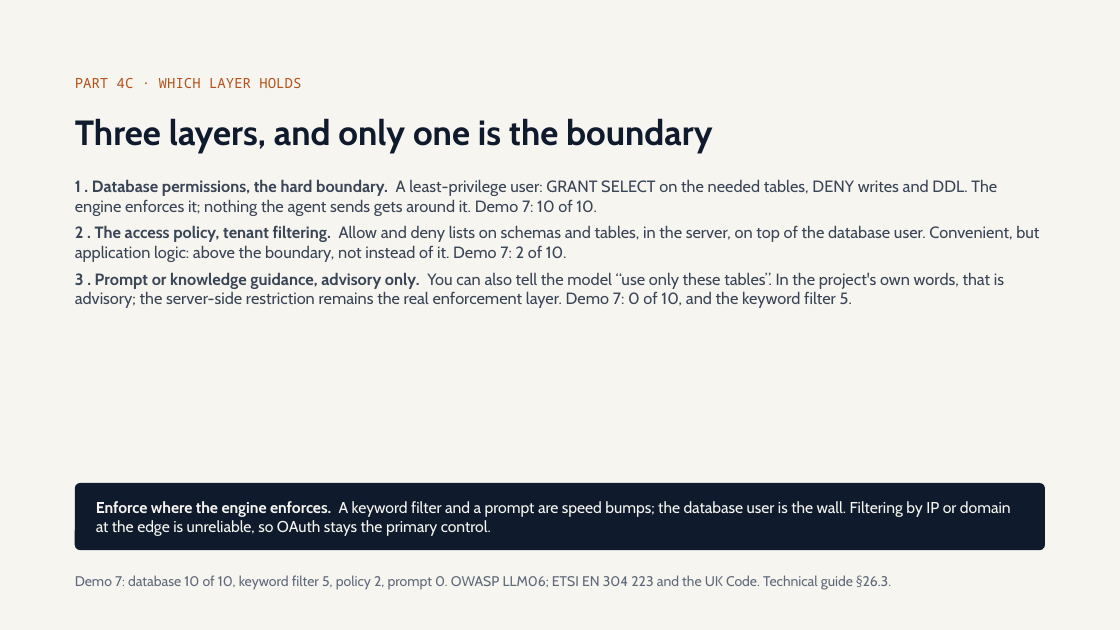
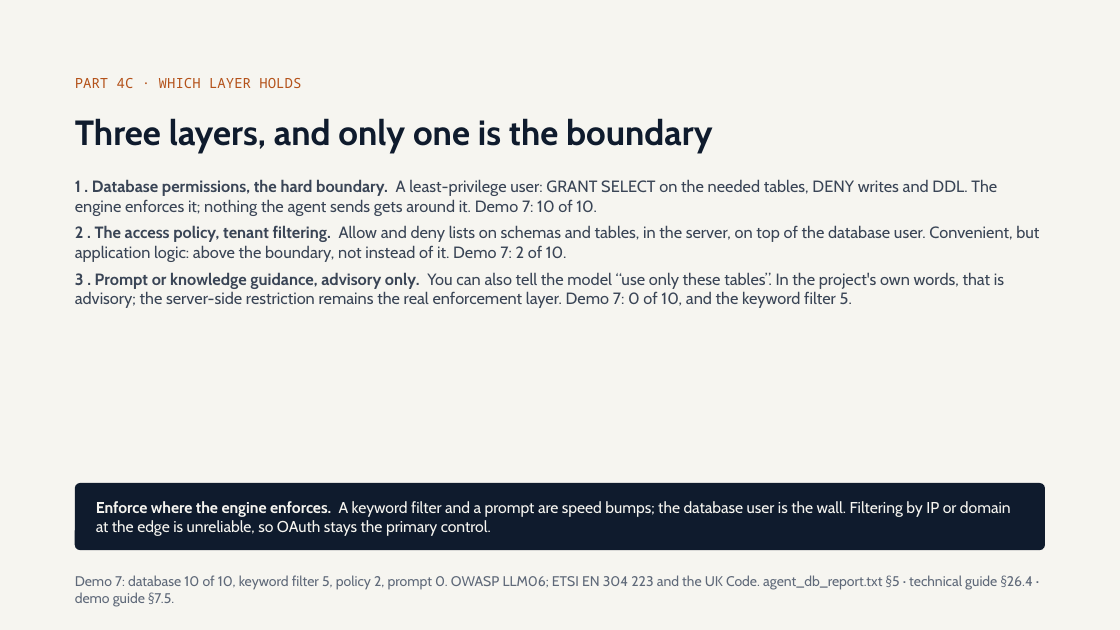
Before and after one commit to olonok69/graimatter_ML, a slide deck: slide 61 of docs/Adversarial_ML.pptx. Drawn at 1120x630 pixels with LibreOffice and Linux fonts; fonts in the diff are those of the drawing. Boxes give left, top, right and bottom in pixels: in the first picture for what was removed or moved away, otherwise in the second. Text is boxed around its words. In the diff, an @@ line names an element or a change of style, - is before the commit and + after.

```diff
--- a/docs/Adversarial_ML.pptx
+++ b/docs/Adversarial_ML.pptx
@@ text at box(75, 575, 1033, 607): text changed @@
-Demo 7: database 10 of 10, keyword filter 5, policy 2, prompt 0. OWASP LLM06; ETSI EN 304 223 and the UK Code. Technical guide §26.3.
+Demo 7: database 10 of 10, keyword filter 5, policy 2, prompt 0. OWASP LLM06; ETSI EN 304 223 and the UK Code. agent_db_report.txt §5 · technical guide §26.4 · demo guide §7.5.
```
Also in this commit, not shown: 1 other slide changed, 21 other files.
